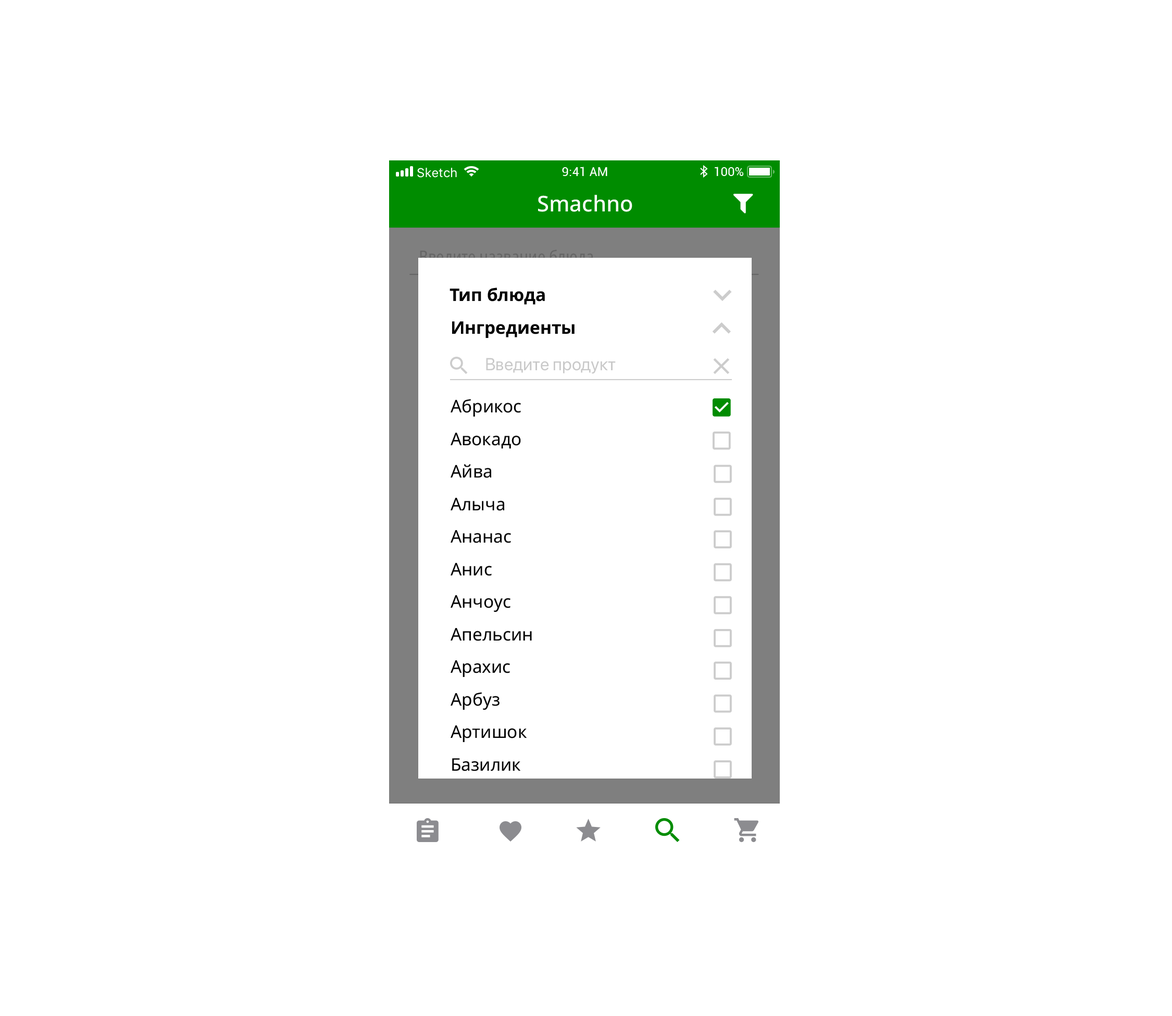
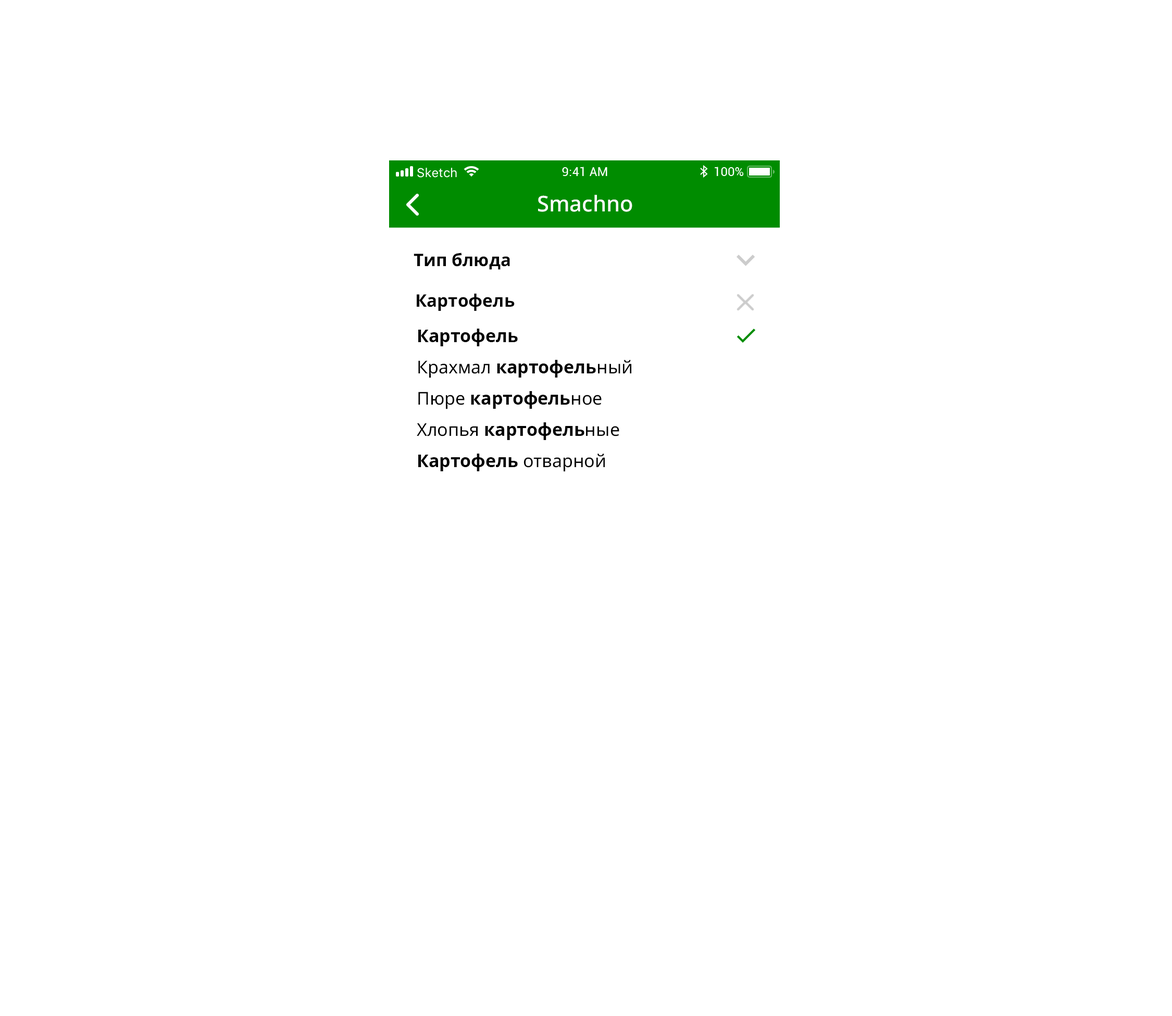
Revision of a layered 1172×1016 image; what changed, layer by layer:
removed group "Group 1" (1st of 2, in "smachno_filter_list_continue") (4 layers) from group "smachno_filter_list_continue" over [450,356,732,381]
removed layer "Введите продукт" (was 30%) from group "Group 1" over [486,357,616,375]
removed group "<Group>" (1st of 2, in "smachno_filter_list_continue") (17 layers) from group "smachno_filter_list_continue" over [449,287,732,779]
added layer "Картофель Крахмал картофельный Пюре картофельное Хлопья картофе" in group "smachno_filter_list_continue" over [416,328,632,472]
moved "navigator_bar" into group "smachno_filter_list_continue" over [389,193,780,229]
removed group "menu" (6 layers) from group "Group 1" over [416,818,759,843]
removed layer "Compound Shape" (33rd of 35, in "smachno_filter_list_continue" › "Group 1" › "menu") from group "menu" over [416,818,759,843]
removed layer "<Rectangle>" from group "Group 1" over [450,726,719,773]
moved "Ингредиенты" into group "smachno_filter_list_continue", painted on it over [416,293,575,339]
removed group "Group 2" (12 layers) from group "<Group>" over [712,398,732,779]
painted on "Compound Shape" (2nd of 3, in "smachno_filter_list_continue") over [712,254,756,334]
removed layer "Compound Shape" (15th of 35, in "smachno_filter_list_continue") from group "smachno_filter_list_continue" over [418,257,752,779]
moved "Тип блюда" into group "smachno_filter_list_continue", painted on it over [413,252,545,305]
removed layer "Абрикос Авокадо Айва Алыча Ананас Анис Анчоус Апельсин Арахис Арбуз Артишок Баз…" from group "<Group>" over [450,399,532,772]
removed layer "Compound Shape" (31st of 35, in "smachno_filter_list_continue" › "Group 1") (was 50%) from group "Group 1" over [389,227,780,804]
removed layer "Введите название блюда" from group "Group 1" over [419,249,593,267]
…and 26 more changes (3 added, 23 removed)
